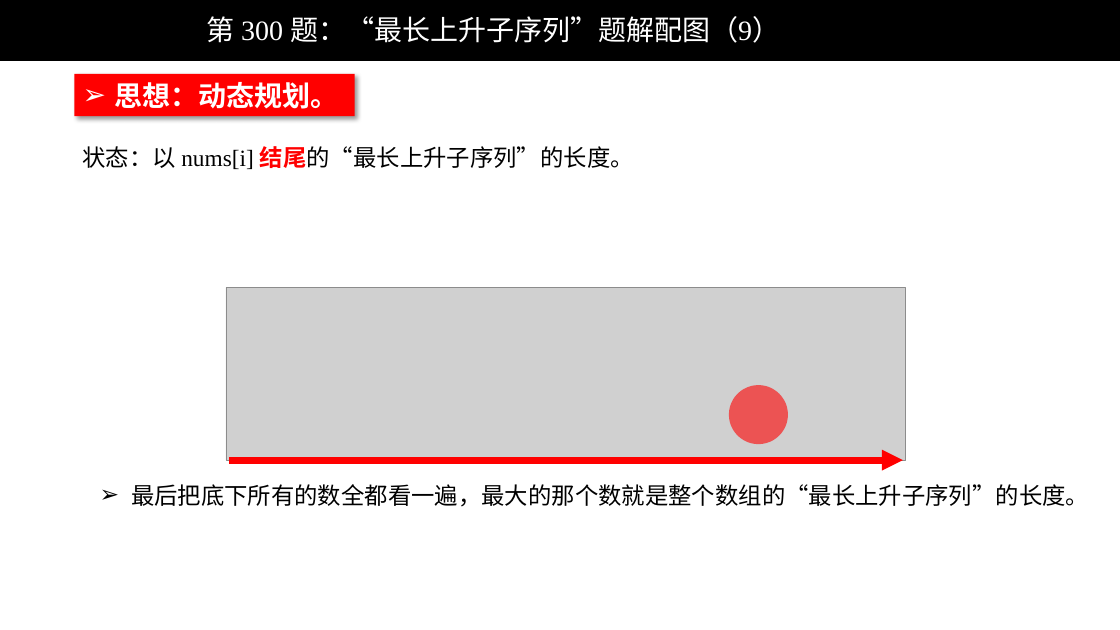
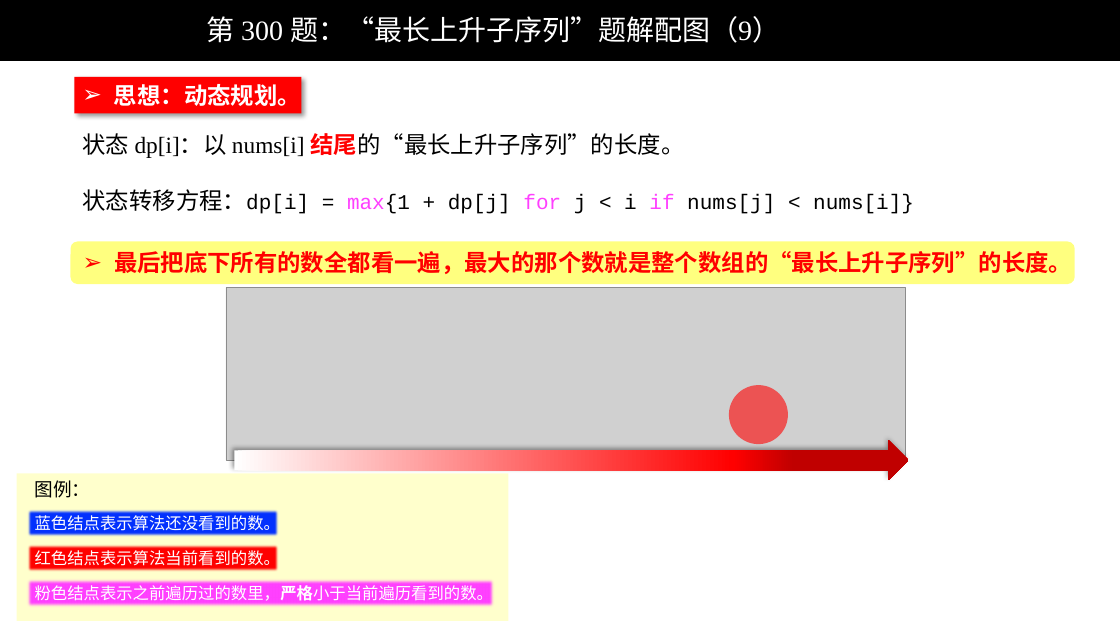
Before and after one commit to liweiwei1419/LeetCode-Solution-PPT, a slide deck: slide 9 of 0201-0300/LeetCode 第 300 题：“最长上升子序列”题解配图（动态规划）.pptx. Drawn at 1120x630 pixels with LibreOffice and Linux fonts; fonts in the diff are those of the drawing; grey boxes stand for pictures; background and template pictures are left out. Boxes give left, top, right and bottom in pixels: in the first picture for what was removed or moved away, otherwise in the second. Text is boxed around its words. In the diff, an @@ line names an element or a change of style, - is before the commit and + after.

```diff
--- a/0201-0300/LeetCode 第 300 题：“最长上升子序列”题解配图（动态规划）.pptx
+++ b/0201-0300/LeetCode 第 300 题：“最长上升子序列”题解配图（动态规划）.pptx
@@ rectangle "思想：动态规划。": place and size @@
-rectangle "思想：动态规划。" at [74,74,355,116]
+rectangle "思想：动态规划。" at [74,76,301,113]
@@ rectangle "思想：动态规划。" at [74,76,301,113]: size 24 to 20 pt @@
@@ text at [83,133,914,214]: text changed; size 20 to 18 pt; font Times New Roman to Courier New @@
-状态：以 nums[i] 结尾的“最长上升子序列”的长度。
+状态 dp[i]：以 nums[i] 结尾的“最长上升子序列”的长度。
+状态转移方程：dp[i] = max{1 + dp[j] for j < i if nums[j] < nums[i]}
@@ rounded rectangle added at [71,241,1075,284], fill #FFFF00 at 50% opacity @@
@@ text "最后把底下所有的数全都看一遍，最大的那个数就是整个数组的“最长上升子序列”的长度。": place and size @@
-text "最后把底下所有的数全都看一遍，最大的那个数就是整个数组的“最长上升子序列”的长度。" at [131,484,1089,507]
+text "最后把底下所有的数全都看一遍，最大的那个数就是整个数组的“最长上升子序列”的长度。" at [114,251,1072,274]
@@ text "最后把底下所有的数全都看一遍，最大的那个数就是整个数组的“最长上升子序列”的长度。" at [114,251,1072,274]: text colour #000000 to #FF0000, bold on @@
@@ down arrow added at [235,441,909,480], fill gradient #FFFFFF to #FF0000 to #C00000 @@
@@ arrow removed from (229, 460) to (903, 460) @@
@@ group added at [17,474,508,621]: 4 rectangles, 1 text @@
+蓝色结点表示算法还没看到的数。
+红色结点表示算法当前看到的数。
+粉色结点表示之前遍历过的数里，严格小于当前遍历看到的数。
+图例：
```
Also in this commit, not shown: 8 other slides changed, 2 other files.
